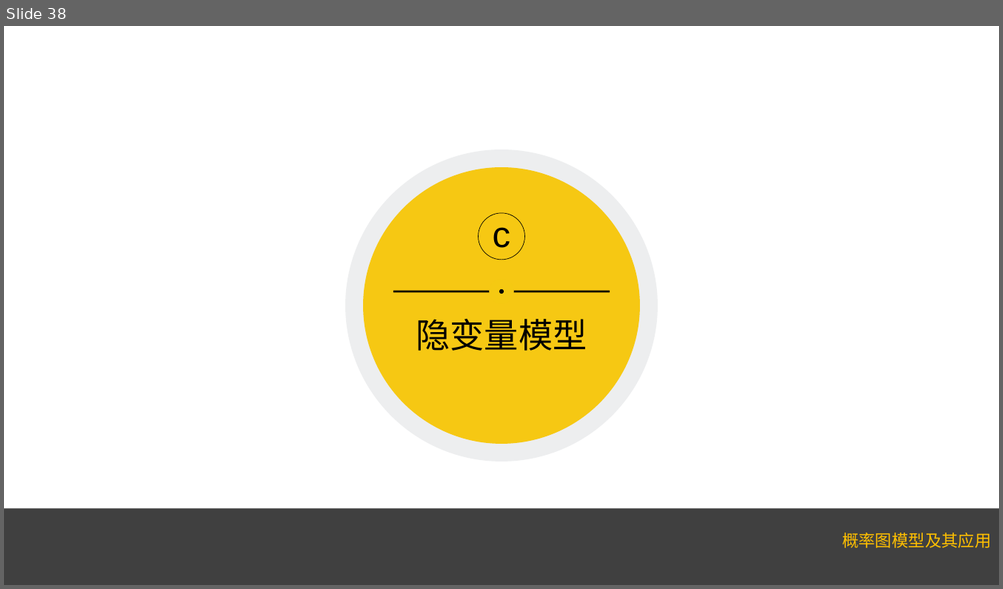
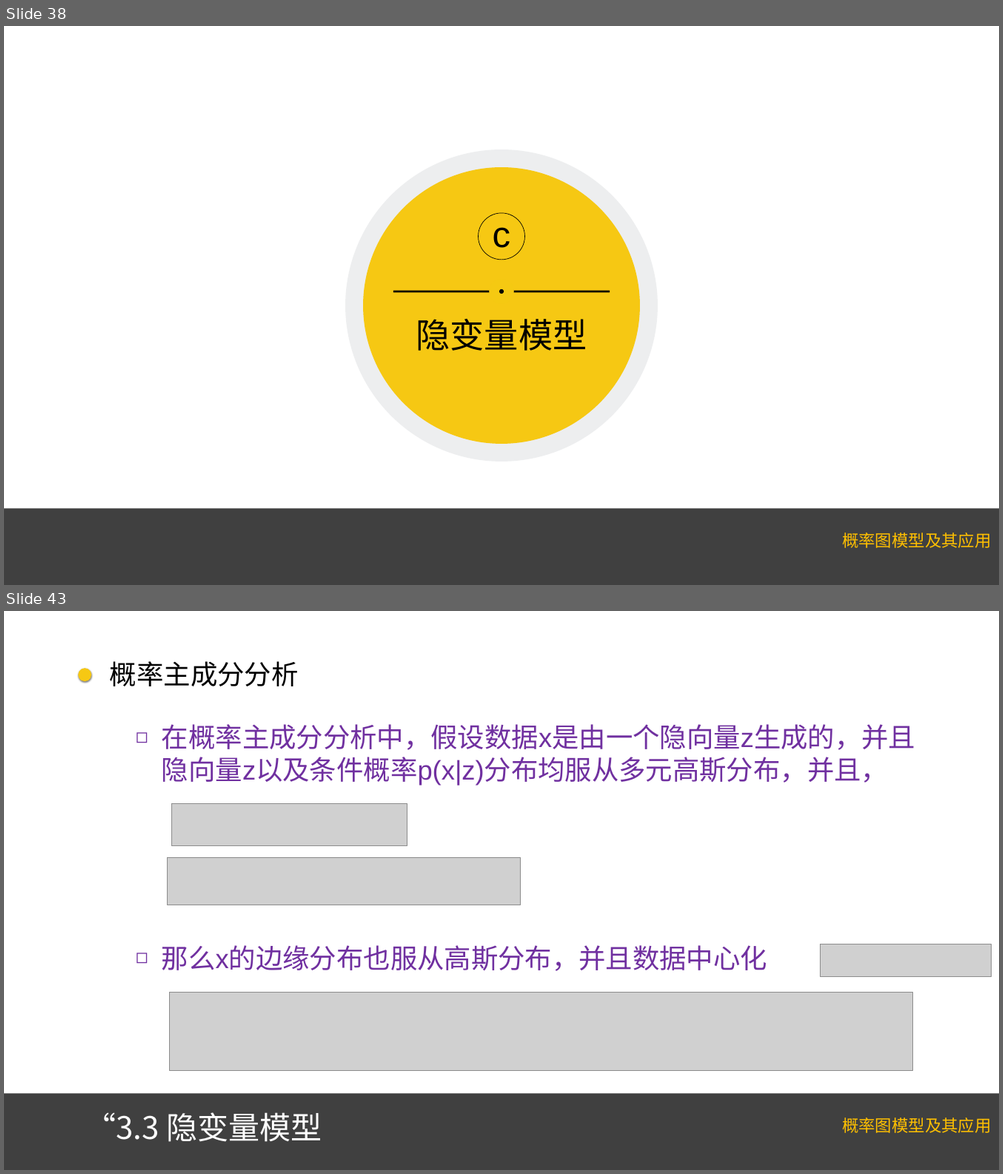
Before and after one commit to Lauralrf/Lauralrf.github.io, a slide deck: 3第三章有向图模型.pptx. Shown one above the other, each under a label of ours: slide 38 before the commit, slides 38 and 43 after it; the slides between them are not shown. The pictures are 1003x589 and 1003x1174 pixels, drawn with LibreOffice and Linux fonts; fonts in the diff are those of the drawing; grey boxes stand for pictures. Boxes give left, top, right and bottom in pixels: in the first picture for what was removed or moved away, otherwise in the second. Text is boxed around its words. In the diff, an @@ line names an element or a change of style, - is before the commit and + after.

```diff
--- a/3第三章有向图模型.pptx
+++ b/3第三章有向图模型.pptx
@@ slide 43 added at box(4, 611, 999, 1170), background #FFFFFF; not listed: 2 template elements that a slide beside it also shows @@
@@ ellipse added at box(78, 668, 91, 681), fill #F6C813 @@
@@ text added at box(110, 661, 915, 971), 52 pt, text #7030A0 @@
+概率主成分分析
+  ◻ 在概率主成分分析中，假设数据x是由一个隐向量z生成的，并且隐向量z以及条件概率p(x|z)分布均服从多元高斯分布，并且，
+  ◻ 那么x的边缘分布也服从高斯分布，并且数据中心化
@@ picture added at box(171, 804, 407, 846) @@
@@ picture added at box(167, 857, 520, 905) @@
@@ picture added at box(819, 944, 990, 977) @@
@@ picture added at box(169, 993, 913, 1071) @@
@@ title added at box(85, 1113, 321, 1142), 60 pt, text #FFFFFF @@
+“3.3 隐变量模型
```
Also in this commit, not shown: 66 other slides added, 4 other files.
